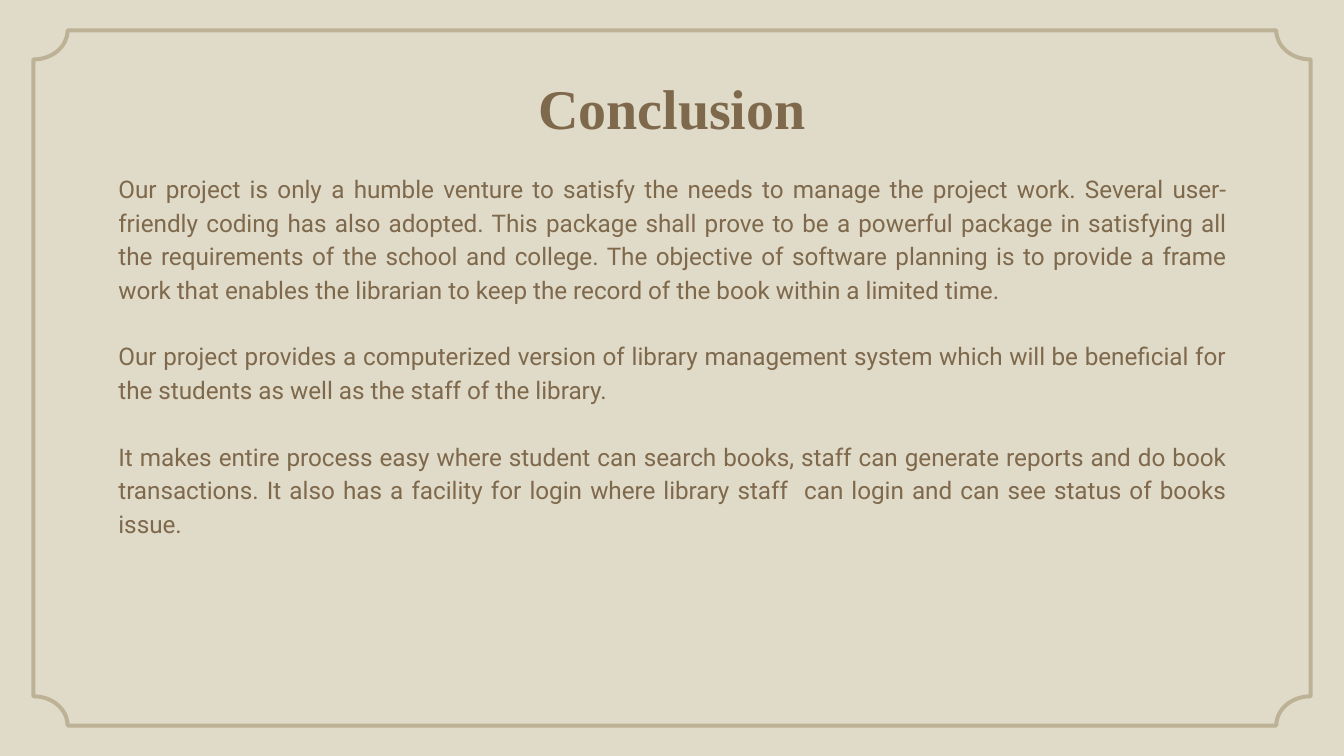
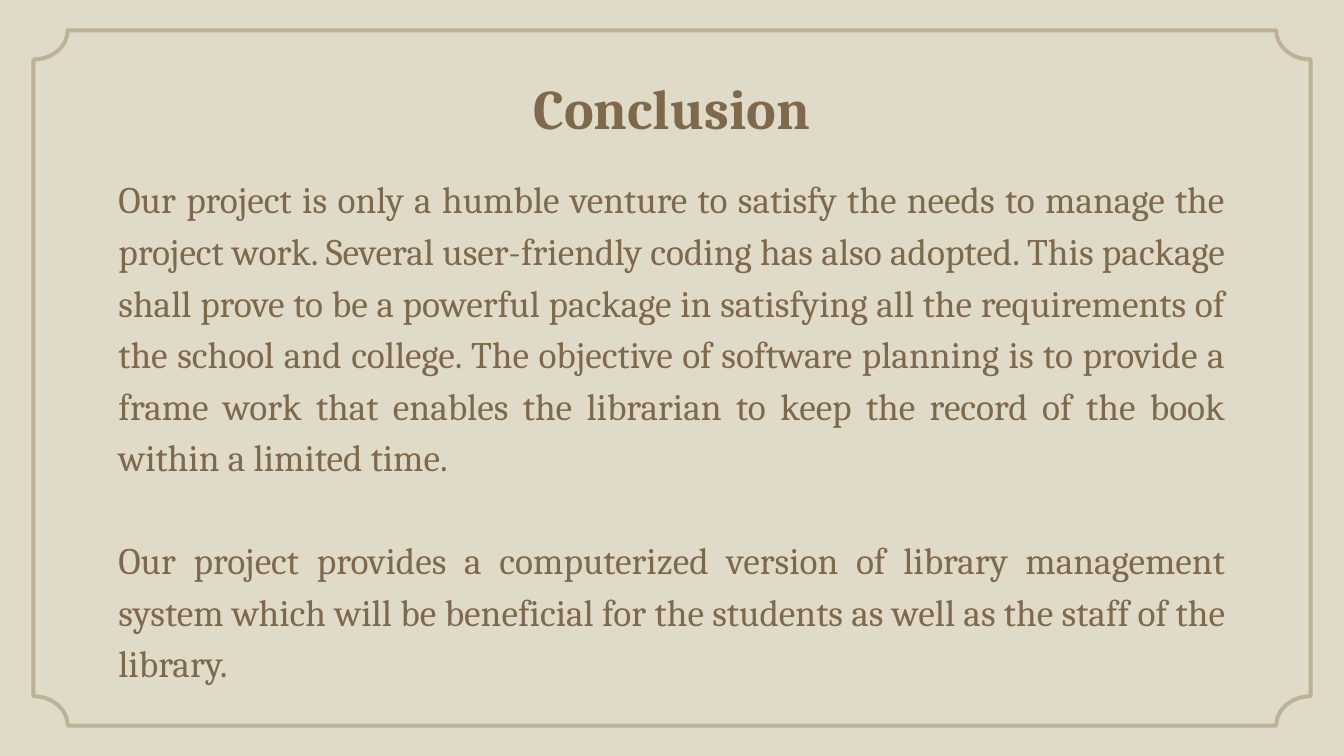
Before and after one commit to Andipstha/theFusion-Project-I, a slide deck: slide 10 of Documentation/LBMS_Presentation.pptx. Drawn at 1344x756 pixels with LibreOffice and Linux fonts; fonts in the diff are those of the drawing; background and template pictures are left out. Boxes give left, top, right and bottom in pixels: in the first picture for what was removed or moved away, otherwise in the second. Text is boxed around its words. In the diff, an @@ line names an element or a change of style, - is before the commit and + after.

```diff
--- a/Documentation/LBMS_Presentation.pptx
+++ b/Documentation/LBMS_Presentation.pptx
@@ title "Conclusion" at (534,90,810,130): font Times New Roman to Cambria @@
@@ text "Our project is only a ..." at (118,186,1225,634): size 13 to 20 pt, font Roboto to Cambria @@
@@ text at (118,447,1226,533): paragraph removed @@
-It makes entire process easy where student can search books, staff can generate reports and do book transactions. It also has a facility for login where library staff can login and can see status of books issue.
```
Also in this commit, not shown: 9 other slides changed, 2 other files.
